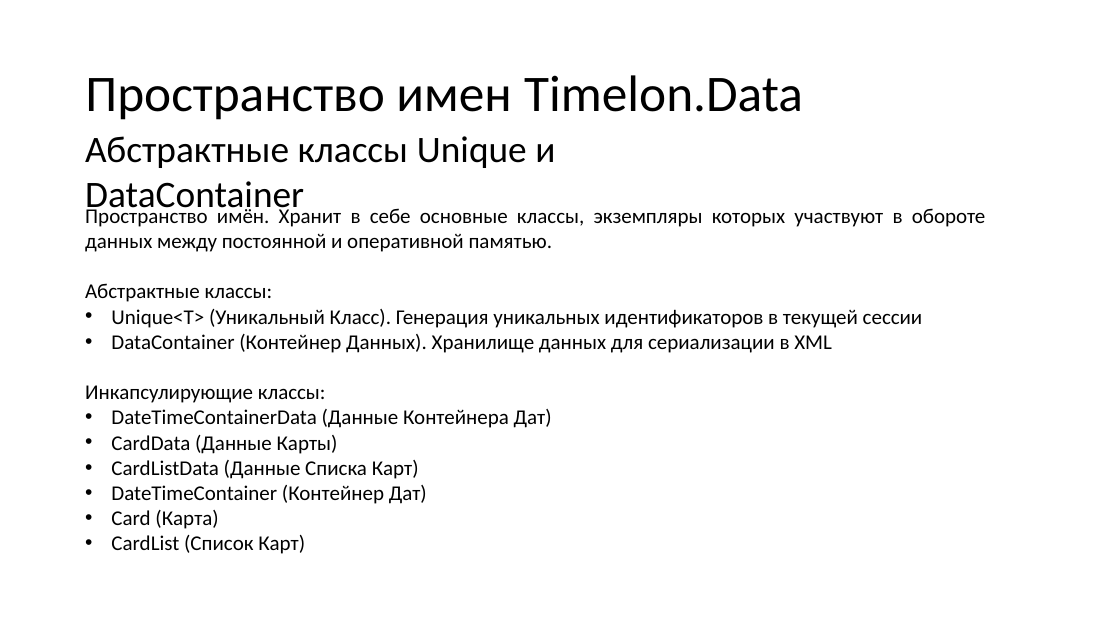
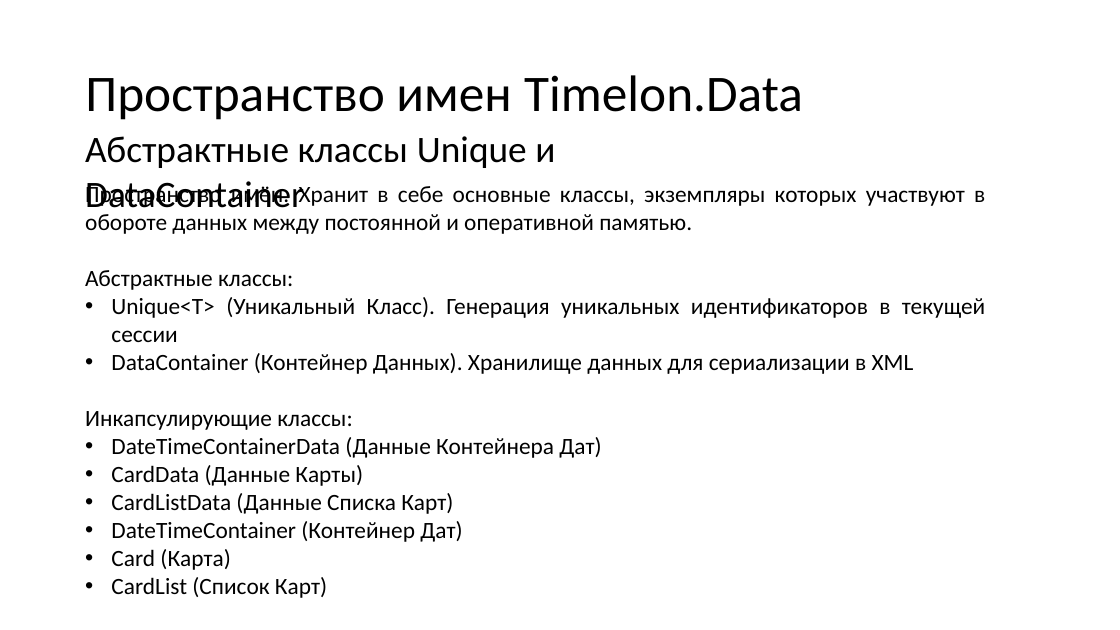
Before and after one commit to N0tilT/Timelon, a slide deck: slide 16 of docs/Timelon.pptx. Drawn at 1120x630 pixels with LibreOffice and Linux fonts; fonts in the diff are those of the drawing. Boxes give left, top, right and bottom in pixels: in the first picture for what was removed or moved away, otherwise in the second. Text is boxed around its words. In the diff, an @@ line names an element or a change of style, - is before the commit and + after.

```diff
--- a/docs/Timelon.pptx
+++ b/docs/Timelon.pptx
@@ text "Пространство имён. Хранит в себе ...": place and size @@
-text "Пространство имён. Хранит в себе ..." at (85,205,986,554)
+text "Пространство имён. Хранит в себе ..." at (85,182,985,598)
@@ text "Пространство имён. Хранит в себе ..." at (85,182,985,598): size 18 to 20 pt @@
```
Also in this commit, not shown: 2 other slides changed.
